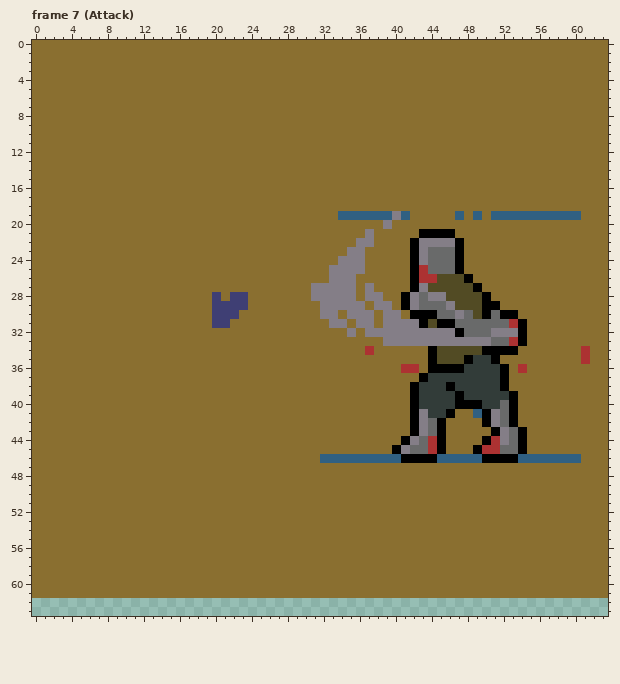
Two states of a pixel-art file, RawResource/zombie.aseprite. Above is the file before it was changed.
64x64 pixels, 18 frames. Shown: frame 7 (Attack). The commit also changed other frames, which this record leaves out.
New version:
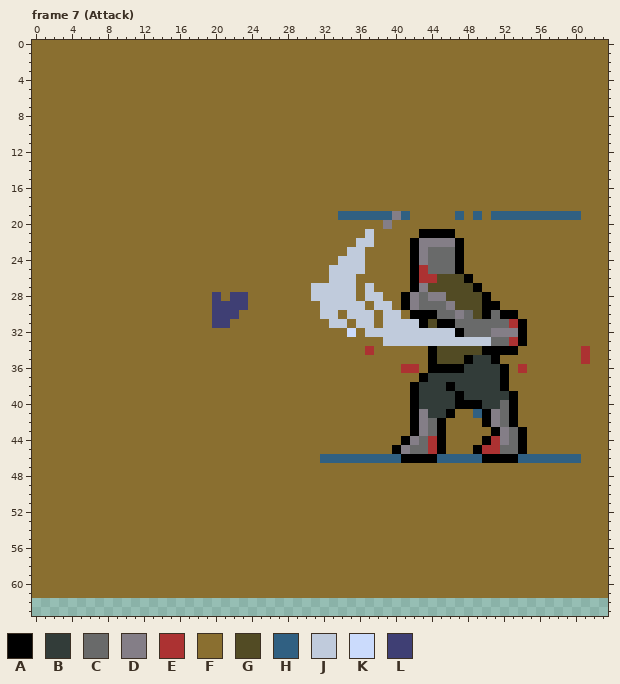
Palette (. is transparent): A #000000  B #323c39  C #696a6a  D #847e87  E #ac3232  F #8a6f30  G #524b24  H #306082  J #c0cbdc  K #cbdbfc  L #3f3f74
Commit: Change effect color
What changed:
Changed rows in their new state; - is an unchanged pixel.
Frame 7 (Attack), layer "Effect":
first column x 31:
21 ------J-------------
22 -----JJ-------------
23 ----JJ--------------
24 ---JJJ--------------
25 --JJJJ--------------
26 --JJJ---------------
27 JJJJJ-J-------------
28 JJJJJ-JJ------------
29 -JJJJJ-JJ-----------
30 -JJ-JJJ-JJ----------
31 --JJ-JJ-JJJJ--------
32 ----K-JJJJJJJJJJ----
33 --------JJJJJJJJJJJJ
Pixel boxes of the changes (left, top, right, bottom) in both pictures:
changed: (311, 229, 491, 346)
